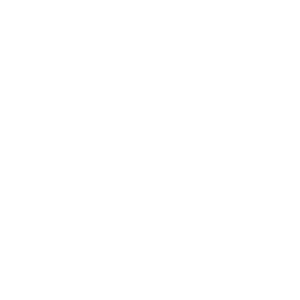
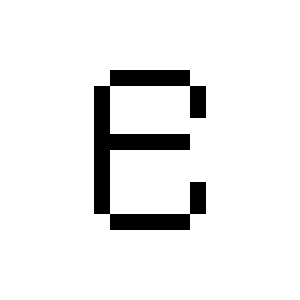
Layer changes from the first 300x300 image to the second:
painted on "Layer 0" over <box>94,70,206,230</box>
